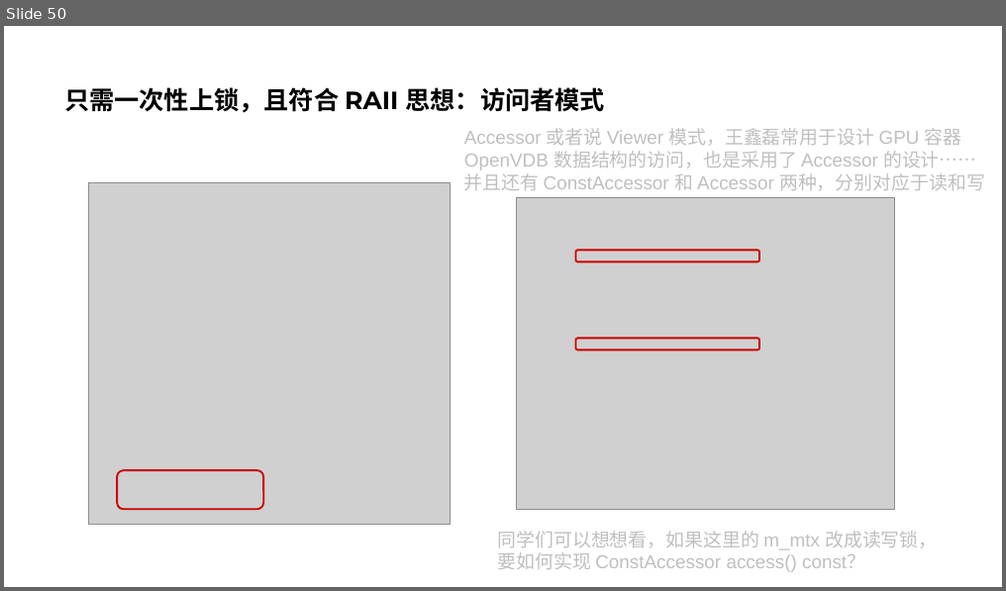
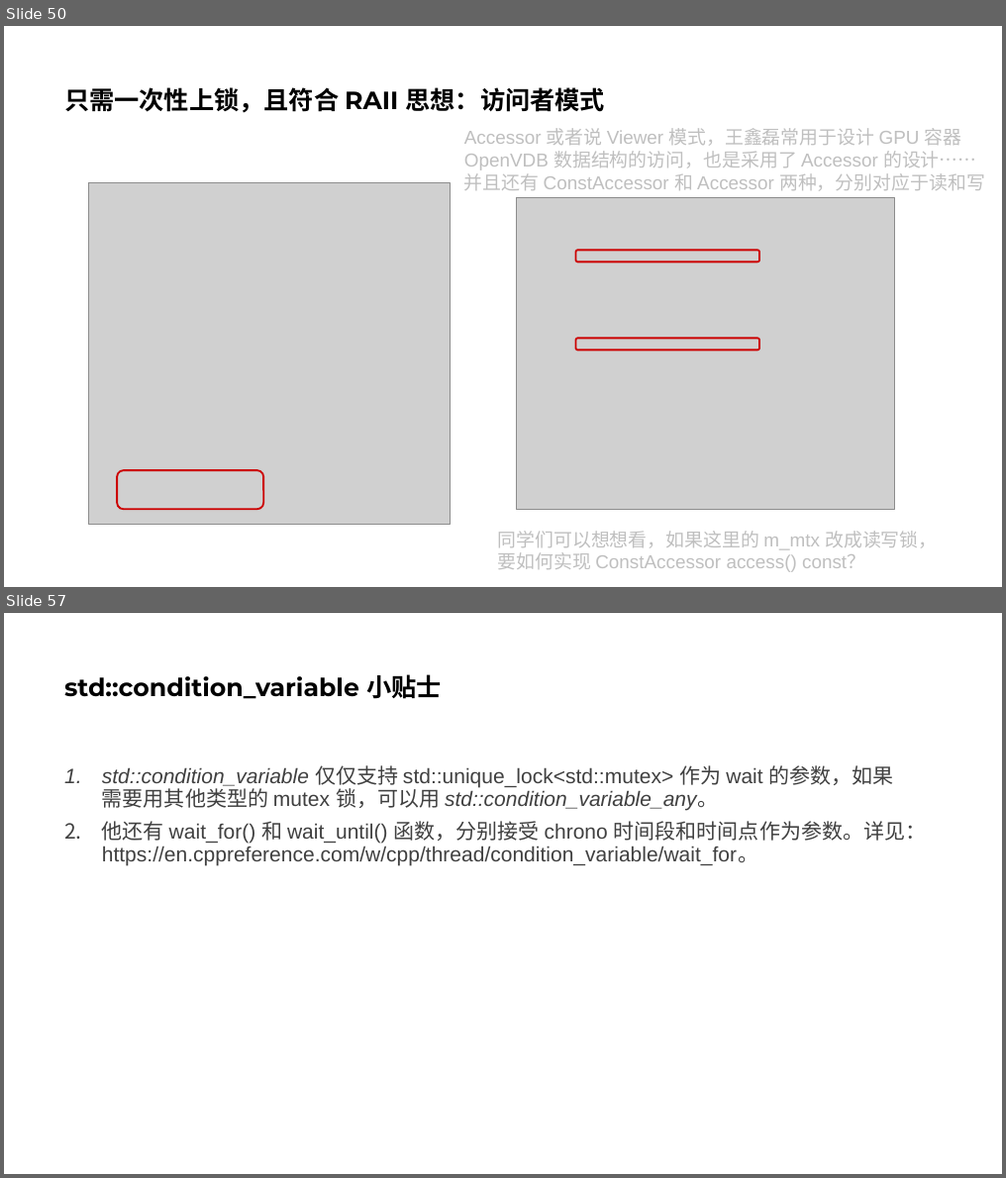
Before and after one commit to parallel101/course, a slide deck: 05/slides.pptx. Shown one above the other, each under a label of ours: slide 50 before the commit, slides 50 and 57 after it; the slides between them are not shown. The pictures are 1006x591 and 1006x1178 pixels, drawn with LibreOffice and Linux fonts; fonts in the diff are those of the drawing; grey boxes stand for pictures. Boxes give left, top, right and bottom in pixels: in the first picture for what was removed or moved away, otherwise in the second. Text is boxed around its words. In the diff, an @@ line names an element or a change of style, - is before the commit and + after.

```diff
--- a/05/slides.pptx
+++ b/05/slides.pptx
@@ slide 57 added at bbox=[4, 613, 1002, 1174], background #FFFFFF @@
@@ title added at bbox=[64, 674, 442, 699], 24 pt, text #000000, bold @@
+std::condition_variable 小贴士
@@ text added at bbox=[102, 765, 926, 865], 20 pt, text #404040 @@
+1. std::condition_variable 仅仅支持 std::unique_lock<std::mutex> 作为 wait 的参数，如果需要用其他类型的 mutex 锁，可以用 std::condition_variable_any。
+2. 他还有 wait_for() 和 wait_until() 函数，分别接受 chrono 时间段和时间点作为参数。详见：https://en.cppreference.com/w/cpp/thread/condition_variable/wait_for。
```
Also in this commit, not shown: 1 slide changed, 9 other slides added, 1 slide removed, 21 other files.
